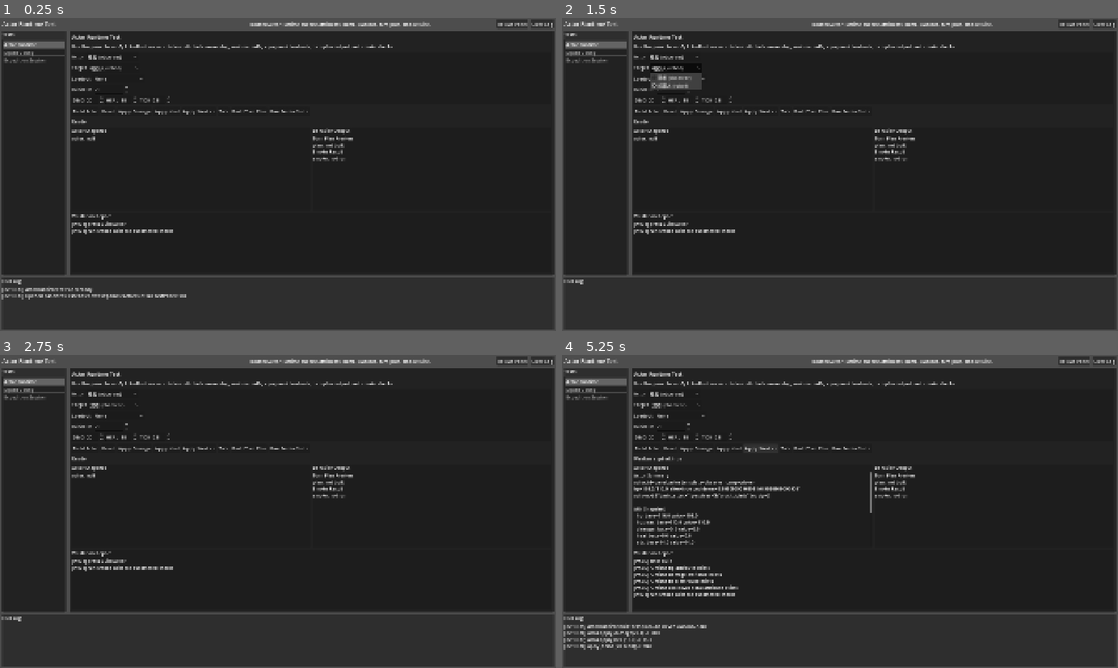
Above: before the commit, frames 1-4 (two rows, left to right).
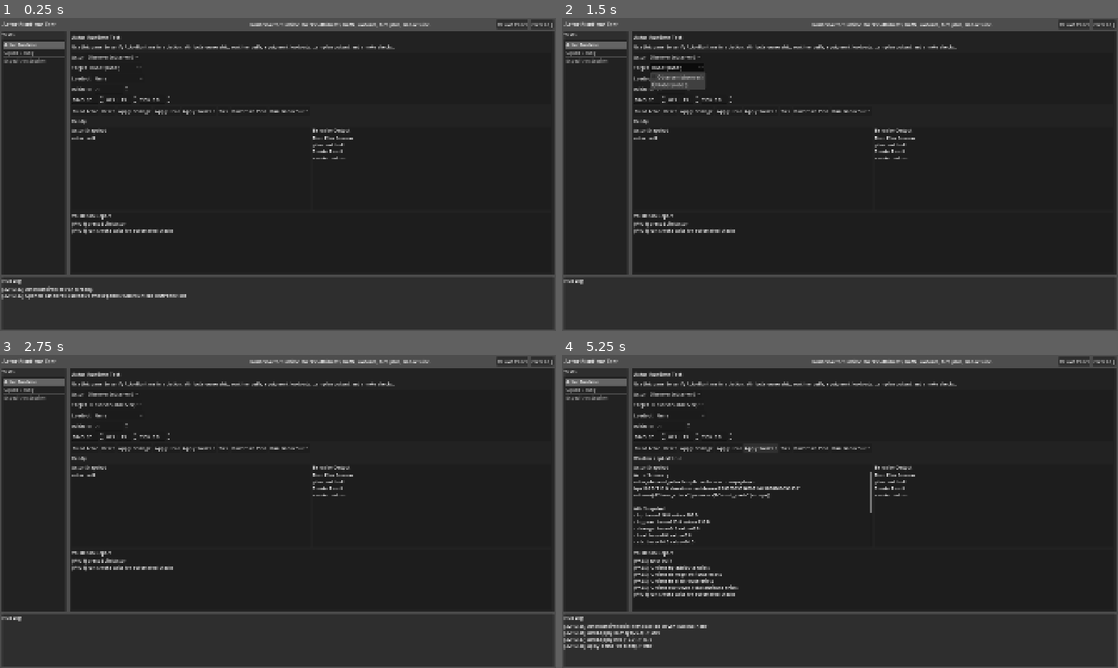
Above: after the commit, the same moments.

Repository: haoccy0u/company
Game: Godot game, scene res://scenes/devtest/TestHub.tscn
Same seed, same stepped clock (60 frames per second), same inputs: the game is played once before the commit and once after it. This scene is started directly instead of the project's main scene.
Inputs:
- Up to frame 1 (0.25 s): no input
- Up to frame 2 (1.5 s): click "Clear Log" at 0.5 s; click "机器人 (robot)" (after the commit: "Robot (robot)") at 1.25 s
- Up to frame 3 (2.75 s): click "None" at 2 s
- Up to frame 4 (5.25 s): click "Build Actor" at 2.75 s; click "Apply Damage" at 3.5 s; click "Apply Heal" at 4.25 s; click "Apply Weaken" at 5 s

The runs differ from the first frame. In frame 1, 1.5% of the frame differs, in the area x 0-100%, y 1-90%; in frame 2, 1.5%; in frame 3, 1.4%; in frame 4, 2.5%, in the area x 0-100%, y 1-95%.

Commit message:
文档整理

Diff:
--- a/data/devtest/expedition/actors/observer.tres
+++ b/data/devtest/expedition/actors/observer.tres
@@ -6,12 +6,11 @@
 [resource]
 script = ExtResource("1_actor")
 template_id = &"observer"
-display_name = "观者"
+display_name = "Observer"
 base_attr_set = ExtResource("2_attr_set")
 action_ids = Array[StringName]([&"basic_attack"])
 passive_ids = Array[StringName]([&"crush_joints"])
 ai_id = &"basic_auto"
 tags = {
-"role": &"debuffer",
-"devtest_passive_ref": "res://data/devtest/expedition/passives/crush_joints.tres"
+"role": &"debuffer"
 }
--- a/data/devtest/expedition/actors/robot.tres
+++ b/data/devtest/expedition/actors/robot.tres
@@ -6,12 +6,11 @@
 [resource]
 script = ExtResource("1_actor")
 template_id = &"robot"
-display_name = "机器人"
+display_name = "Robot"
 base_attr_set = ExtResource("2_attr_set")
 action_ids = Array[StringName]([&"basic_attack"])
 passive_ids = Array[StringName]([&"attack_heal_ally"])
 ai_id = &"basic_auto"
 tags = {
-"role": &"support_tank",
-"devtest_passive_ref": "res://data/devtest/expedition/passives/attack_heal_ally.tres"
+"role": &"support_tank"
 }
--- /dev/null
+++ b/data/devtest/expedition/items/hunter_bow.tres
@@ -0,0 +1,11 @@
+[gd_resource type="Resource" script_class="ItemData" load_steps=2 format=3]
+
+[ext_resource type="Script" path="res://src/inventory/ItemData.gd" id="1_item"]
+
+[resource]
+script = ExtResource("1_item")
+item_id = &"hunter_bow"
+item_name = "Hunter Bow"
+description = "Devtest ranged weapon."
+tags = Array[StringName]([&"equip_effect:add:atk:3", &"equip_effect:add:spd:0.2"])
+max_stack = 1
--- /dev/null
+++ b/data/devtest/expedition/items/iron_sword.tres
@@ -0,0 +1,11 @@
+[gd_resource type="Resource" script_class="ItemData" load_steps=2 format=3]
+
+[ext_resource type="Script" path="res://src/inventory/ItemData.gd" id="1_item"]
+
+[resource]
+script = ExtResource("1_item")
+item_id = &"iron_sword"
+item_name = "Iron Sword"
+description = "Devtest melee weapon."
+tags = Array[StringName]([&"equip_effect:add:atk:4"])
+max_stack = 1
--- /dev/null
+++ b/data/devtest/expedition/items/wood_shield.tres
@@ -0,0 +1,11 @@
+[gd_resource type="Resource" script_class="ItemData" load_steps=2 format=3]
+
+[ext_resource type="Script" path="res://src/inventory/ItemData.gd" id="1_item"]
+
+[resource]
+script = ExtResource("1_item")
+item_id = &"wood_shield"
+item_name = "Wood Shield"
+description = "Devtest defensive shield."
+tags = Array[StringName]([&"equip_effect:add:def:3", &"equip_effect:add:hp_max:10"])
+max_stack = 1
--- a/data/devtest/expedition/passives/attack_heal_ally.tres
+++ b/data/devtest/expedition/passives/attack_heal_ally.tres
@@ -11,7 +11,6 @@
 target_rule = &"lowest_hp_percent_ally"
 params = {
 "heal_amount_flat": 8.0,
-"heal_amount_flat_is_placeholder": true,
 "heal_scale_attr": &"atk",
 "heal_scale_ratio": 0.2,
 "heal_target_rule": &"lowest_hp_percent_ally"
@@ -20,13 +19,14 @@
 [resource]
 script = ExtResource("1_passive")
 passive_id = &"attack_heal_ally"
-display_name = "鏀诲嚮鏃舵不鐤楀弸鏂?"
-description = "鏀诲嚮鏃舵不鐤椾竴涓弸鏂瑰崟浣嶃€傛不鐤楃洰鏍囦笌娌荤枟閲忚鍒欏悗缁敱琚姩妯℃澘+鎵ц鍣ㄥ畬鎴愩€?"
+display_name = "Support Repair"
+description = "On attack hit, heal the allied unit with the lowest HP percentage."
 trigger_id = &"on_attack_hit"
 effect_tags = Array[StringName]([&"heal_one_ally_on_attack"])
 params = {
 "heal_amount_flat": 8.0,
-"heal_amount_flat_is_placeholder": true,
+"heal_scale_attr": &"atk",
+"heal_scale_ratio": 0.2,
 "heal_target_rule": &"lowest_hp_percent_ally"
 }
 effects = Array[Resource]([SubResource("1_heal_ally")])
--- a/data/devtest/expedition/passives/crush_joints.tres
+++ b/data/devtest/expedition/passives/crush_joints.tres
@@ -45,13 +45,12 @@
 [resource]
 script = ExtResource("1_passive")
 passive_id = &"crush_joints"
-display_name = "绮夌鍏宠妭"
-description = "鏀诲嚮鍛戒腑鏃惰祴浜堟晫浜?绉掕櫄寮憋紙浼ゅ鍙樹负70%锛夈€傚澶勪簬铏氬急鐘舵€佺殑鏁屼汉閫犳垚棰濆浼ゅ銆?"
+display_name = "Crush Joints"
+description = "On attack hit, apply Weaken to the primary target. Attacks against weakened targets deal bonus damage."
 trigger_id = &"on_attack_hit"
 effect_tags = Array[StringName]([&"apply_weaken", &"bonus_damage_vs_weakened"])
 params = {
 "bonus_damage_ratio": 0.25,
-"bonus_damage_ratio_is_placeholder": true,
 "weak_duration_sec": 2.0,
 "weak_outgoing_damage_multiplier": 0.7
 }
--- a/scenes/devtest/panels/SquadConfigTestPanel.gd
+++ b/scenes/devtest/panels/SquadConfigTestPanel.gd
@@ -8,6 +8,7 @@
 const InventorySessionRef = preload("res://src/inventory/InventorySession.gd")
 const ItemContainerRef = preload("res://src/inventory/ItemContainer.gd")
 const ItemDataRef = preload("res://src/inventory/ItemData.gd")
+const ItemDataResolverRef = preload("res://src/inventory/ItemDataResolver.gd")
 const CursorWithItemScene = preload("res://src/cursor/cursor_with_item.tscn")
 const SquadConfigRef = preload("res://src/expedition_system/squad/SquadConfig.gd")
 const MemberConfigRef = preload("res://src/expedition_system/squad/MemberConfig.gd")
@@ -279,10 +280,12 @@
 	var key := String(item_id)
 	if _placeholder_item_cache.has(key):
 		return _placeholder_item_cache[key]
-	var item := ItemDataRef.new()
-	item.item_id = item_id
-	item.item_name = item_name if not item_name.is_empty() else key
-	item.max_stack = 1
+	var item := ItemDataResolverRef.resolve(item_id)
+	if item == null:
+		item = ItemDataRef.new()
+		item.item_id = item_id
+		item.item_name = item_name if not item_name.is_empty() else key
+		item.max_stack = 1
 	_placeholder_item_cache[key] = item
 	return item
 
@@ -319,9 +322,9 @@
 	_templates.clear()
 	_templates.append_array(_load_devtest_templates_from_resources())
 	if _templates.is_empty():
-		_templates.append(_make_template(&"observer", "观者", 110.0, 14.0, 6.0, 1.1, [&"basic_attack"], [&"crush_joints"], &"basic_auto"))
-		_templates.append(_make_template(&"robot", "机器人", 160.0, 10.0, 10.0, 0.9, [&"basic_attack"], [&"attack_heal_ally"], &"basic_auto"))
-		_templates.append(_make_template(&"hunter", "猎手", 100.0, 12.0, 4.0, 1.2, [&"shoot"], [&"focus"], &"basic_auto"))
+		_templates.append(_make_template(&"observer", "Observer", 110.0, 14.0, 6.0, 1.1, [&"basic_attack"], [&"crush_joints"], &"basic_auto"))
+		_templates.append(_make_template(&"robot", "Robot", 160.0, 10.0, 10.0, 0.9, [&"basic_attack"], [&"attack_heal_ally"], &"basic_auto"))
+		_templates.append(_make_template(&"hunter", "Hunter", 100.0, 12.0, 4.0, 1.2, [&"shoot"], [&"focus"], &"basic_auto"))
 		log_line("ActorTemplate resources not found, using built-in demo templates.")
 	else:
 		log_line("Loaded ActorTemplate resources from data/devtest/expedition/actors.")
--- a/src/expedition_system/actor/ActorInventoryComponent.gd
+++ b/src/expedition_system/actor/ActorInventoryComponent.gd
@@ -2,6 +2,7 @@
 class_name ActorInventoryComponent
 
 const ItemDataRef = preload("res://src/inventory/ItemData.gd")
+const ItemDataResolverRef = preload("res://src/inventory/ItemDataResolver.gd")
 const AttributeBuffRef = preload("res://src/attribute_framework/AttributeBuff.gd")
 
 const EQUIP_BUFF_PREFIX := "equip::"
@@ -52,7 +53,7 @@
 		if slot_index >= container.slots.size():
 			break
 
-		var item := _get_or_make_placeholder_item(equip_id)
+		var item := _resolve_or_make_item(equip_id)
 		var slot := container.slots[slot_index]
 		if slot != null:
 			slot.clear()
@@ -81,9 +82,12 @@
 	if runtime_attribute_set == null:
 		return
 
-	var item_ids := collect_equipped_item_ids()
-	for item_id in item_ids:
-		var effects: Array = _resolve_item_effects(item_id)
+	for slot in container.slots:
+		if slot == null or slot.is_empty() or slot.item == null:
+			continue
+		var item: ItemData = slot.item
+		var item_id: StringName = item.item_id
+		var effects: Array = _resolve_item_effects(item)
 		for i in range(effects.size()):
 			var effect: Dictionary = effects[i]
 			_apply_effect(item_id, i, effect)
@@ -116,25 +120,23 @@
 	return item
 
 
-func _resolve_item_effects(item_id: StringName) -> Array:
-	# Minimal devtest mapping. Replace with real item-data driven resolver later.
-	match item_id:
-		&"iron_sword":
-			return [
-				{"attr": &"atk", "op": &"add", "value": 4.0},
-			]
-		&"wood_shield":
-			return [
-				{"attr": &"def", "op": &"add", "value": 3.0},
-				{"attr": &"hp_max", "op": &"add", "value": 10.0},
-			]
-		&"hunter_bow":
-			return [
-				{"attr": &"atk", "op": &"add", "value": 3.0},
-				{"attr": &"spd", "op": &"add", "value": 0.2},
-			]
-		_:
-			return []
+func _resolve_or_make_item(item_id: StringName) -> ItemData:
+	var resolved: ItemData = ItemDataResolverRef.resolve(item_id)
+	if resolved != null:
+		return resolved
+	return _get_or_make_placeholder_item(item_id)
+
+
+func _resolve_item_effects(item: ItemData) -> Array:
+	if item == null:
+		return []
+	var effects: Array[Dictionary] = ItemDataResolverRef.get_equipment_effects(item)
+	if not effects.is_empty():
+		return effects
+	var fallback_item: ItemData = ItemDataResolverRef.resolve(item.item_id)
+	if fallback_item == null or fallback_item == item:
+		return []
+	return ItemDataResolverRef.get_equipment_effects(fallback_item)
 
 
 func _apply_effect(item_id: StringName, effect_index: int, effect: Dictionary) -> void:
--- a/src/expedition_system/actor/behavior/PassiveResolver.gd
+++ b/src/expedition_system/actor/behavior/PassiveResolver.gd
@@ -1,7 +1,8 @@
 extends RefCounted
 class_name PassiveResolver
 
-const PASSIVE_RESOURCE_DIR := "res://data/devtest/expedition/passives/"
+const PassiveTemplateRef = preload("res://src/expedition_system/battle/PassiveTemplate.gd")
+const DEFAULT_SEARCH_ROOTS: Array[String] = ["res://data"]
 
 static var _passive_cache: Dictionary = {}
 static var _known_status_ids: Dictionary = {}
@@ -19,13 +20,14 @@
 	if _passive_cache.has(key):
 		return _passive_cache[key]
 
-	var path := "%s%s.tres" % [PASSIVE_RESOURCE_DIR, key]
-	var res = load(path)
-	if res != null and res is Resource:
-		_passive_cache[key] = res
-		_register_status_ids(res)
-		return res
-	push_warning("PassiveResolver: failed to load passive_id=%s | path=%s" % [key, path])
+	for root_dir in DEFAULT_SEARCH_ROOTS:
+		var res = _find_passive_in_dir(passive_id, root_dir)
+		if res != null:
+			_passive_cache[key] = res
+			_register_status_ids(res)
+			return res
+
+	push_warning("PassiveResolver: failed to resolve passive_id=%s in roots=%s" % [key, DEFAULT_SEARCH_ROOTS])
 	return null
 
 
@@ -65,3 +67,39 @@
 			continue
 		if effect.status_id != StringName():
 			_known_status_ids[String(effect.status_id)] = true
+
+
+static func _find_passive_in_dir(passive_id: StringName, root_dir: String):
+	if passive_id.is_empty():
+		return null
+
+	var dir: DirAccess = DirAccess.open(root_dir)
+	if dir == null:
+		return null
+
+	dir.list_dir_begin()
+	while true:
+		var entry_name: String = dir.get_next()
+		if entry_name.is_empty():
+			break
+		if entry_name.begins_with("."):
+			continue
+
+		var path := "%s/%s" % [root_dir, entry_name]
+		if dir.current_is_dir():
+			var nested = _find_passive_in_dir(passive_id, path)
+			if nested != null:
+				dir.list_dir_end()
+				return nested
+			continue
+
+		if not entry_name.ends_with(".tres") and not entry_name.ends_with(".res"):
+			continue
+
+		var loaded: Resource = ResourceLoader.load(path)
+		if loaded is PassiveTemplateRef and (loaded as PassiveTemplate).passive_id == passive_id:
+			dir.list_dir_end()
+			return loaded
+
+	dir.list_dir_end()
+	return null
--- a/src/expedition_system/actor/test/ActorRuntimeTestService.gd
+++ b/src/expedition_system/actor/test/ActorRuntimeTestService.gd
@@ -7,6 +7,7 @@
 const AttributeBuffRef = preload("res://src/attribute_framework/AttributeBuff.gd")
 const ItemContainerRef = preload("res://src/inventory/ItemContainer.gd")
 const ItemDataRef = preload("res://src/inventory/ItemData.gd")
+const ItemDataResolverRef = preload("res://src/inventory/ItemDataResolver.gd")
 
 const DEVTEST_ACTOR_TEMPLATE_PATHS: Array[String] = [
 	"res://data/devtest/expedition/actors/observer.tres",
@@ -418,10 +419,12 @@
 	for item_id in item_ids:
 		if item_id.is_empty():
 			continue
-		var item := ItemDataRef.new()
-		item.item_id = item_id
-		item.item_name = String(item_id)
-		item.max_stack = 1
+		var item := ItemDataResolverRef.resolve(item_id)
+		if item == null:
+			item = ItemDataRef.new()
+			item.item_id = item_id
+			item.item_name = String(item_id)
+			item.max_stack = 1
 		container.try_insert(item, 1)
 	return container
 
--- /dev/null
+++ b/src/inventory/ItemDataResolver.gd
@@ -0,0 +1,90 @@
+extends RefCounted
+class_name ItemDataResolver
+
+const DEFAULT_SEARCH_ROOTS: Array[String] = ["res://data"]
+const EQUIP_EFFECT_TAG_PREFIX := "equip_effect:"
+
+static var _item_cache: Dictionary = {}
+
+
+static func resolve(item_id: StringName, search_roots: Array[String] = []) -> ItemData:
+	if item_id.is_empty():
+		return null
+
+	var key := String(item_id)
+	if _item_cache.has(key):
+		return _item_cache[key] as ItemData
+
+	var resolved_roots: Array[String] = search_roots if not search_roots.is_empty() else DEFAULT_SEARCH_ROOTS
+	for root_dir in resolved_roots:
+		var found: ItemData = _find_item_in_dir_by_id(item_id, root_dir)
+		if found != null:
+			_item_cache[key] = found
+			return found
+
+	return null
+
+
+static func get_equipment_effects(item: ItemData) -> Array[Dictionary]:
+	var rows: Array[Dictionary] = []
+	if item == null:
+		return rows
+
+	for raw_tag in item.tags:
+		var tag_text := String(raw_tag)
+		if not tag_text.begins_with(EQUIP_EFFECT_TAG_PREFIX):
+			continue
+
+		var parts: PackedStringArray = tag_text.split(":")
+		if parts.size() != 4:
+			push_warning("ItemDataResolver: invalid equip effect tag=%s | item_id=%s" % [tag_text, String(item.item_id)])
+			continue
+
+		var value_text := parts[3]
+		if not value_text.is_valid_float():
+			push_warning("ItemDataResolver: invalid equip effect value=%s | item_id=%s" % [value_text, String(item.item_id)])
+			continue
+
+		rows.append({
+			"attr": StringName(parts[2]),
+			"op": StringName(parts[1]),
+			"value": float(value_text),
+		})
+
+	return rows
+
+
+static func _find_item_in_dir_by_id(item_id: StringName, root_dir: String) -> ItemData:
+	if item_id.is_empty():
+		return null
+
+	var dir: DirAccess = DirAccess.open(root_dir)
+	if dir == null:
+		return null
+
+	dir.list_dir_begin()
+	while true:
+		var entry_name: String = dir.get_next()
+		if entry_name.is_empty():
+			break
+		if entry_name.begins_with("."):
+			continue
+
+		var path := "%s/%s" % [root_dir, entry_name]
+		if dir.current_is_dir():
+			var nested: ItemData = _find_item_in_dir_by_id(item_id, path)
+			if nested != null:
+				dir.list_dir_end()
+				return nested
+			continue
+
+		if not entry_name.ends_with(".tres") and not entry_name.ends_with(".res"):
+			continue
+
+		var loaded: Resource = ResourceLoader.load(path)
+		if loaded is ItemData and (loaded as ItemData).item_id == item_id:
+			dir.list_dir_end()
+			return loaded as ItemData
+
+	dir.list_dir_end()
+	return null
Not shown, added: src/attribute_framework/RuntimeCooldownTotalAttribute.gd.uid
Not shown, added: src/attribute_framework/RuntimeDamageAttribute.gd.uid
Not shown, added: src/attribute_framework/RuntimeHealAttribute.gd.uid
Not shown, changed: scenes/devtest/README.md
Not shown, changed: src/attribute_framework/README.md
Not shown, removed: src/expedition_system/CHARACTER_DATA_FLOW.md
Not shown, changed: src/expedition_system/README.md
Not shown, removed: src/expedition_system/TARGET_ARCHITECTURE.md
Not shown, removed: src/expedition_system/actor/ACTOR_RUNTIME_PLAN.md
Not shown, changed: src/expedition_system/actor/README.md
Not shown, removed: src/expedition_system/battle/COMBAT_ENGINE_MVP_PLAN.md
Not shown, changed: src/expedition_system/battle/README.md
(and 6 more such lines)
